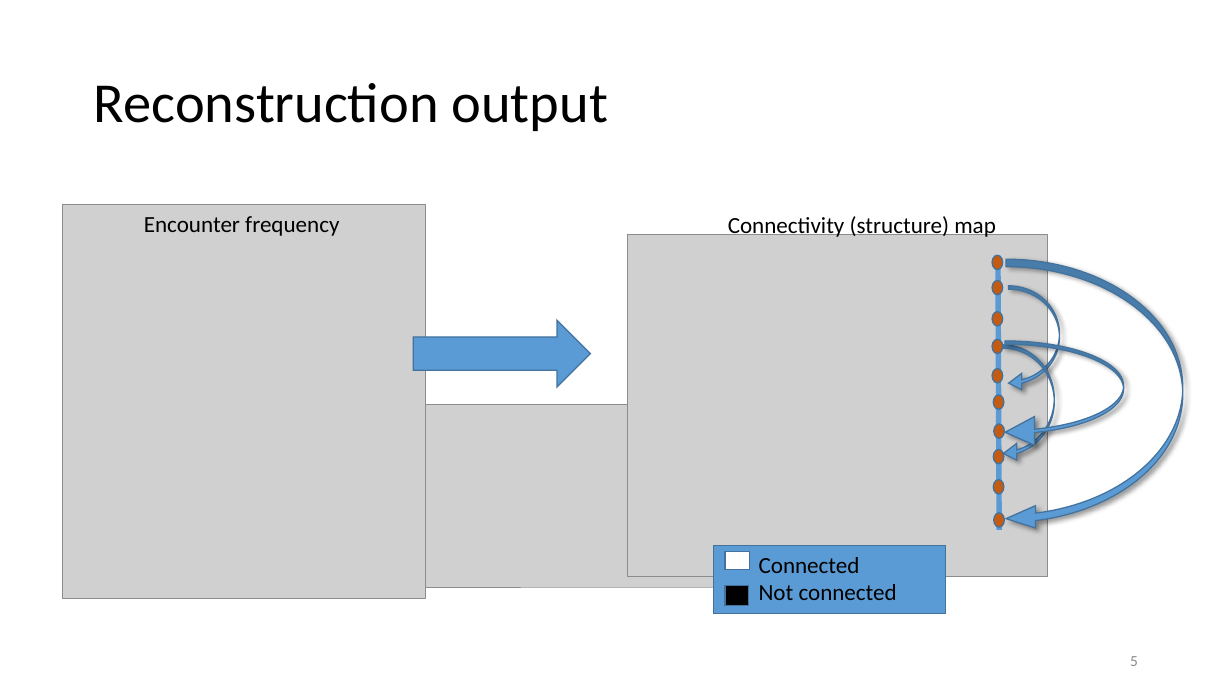
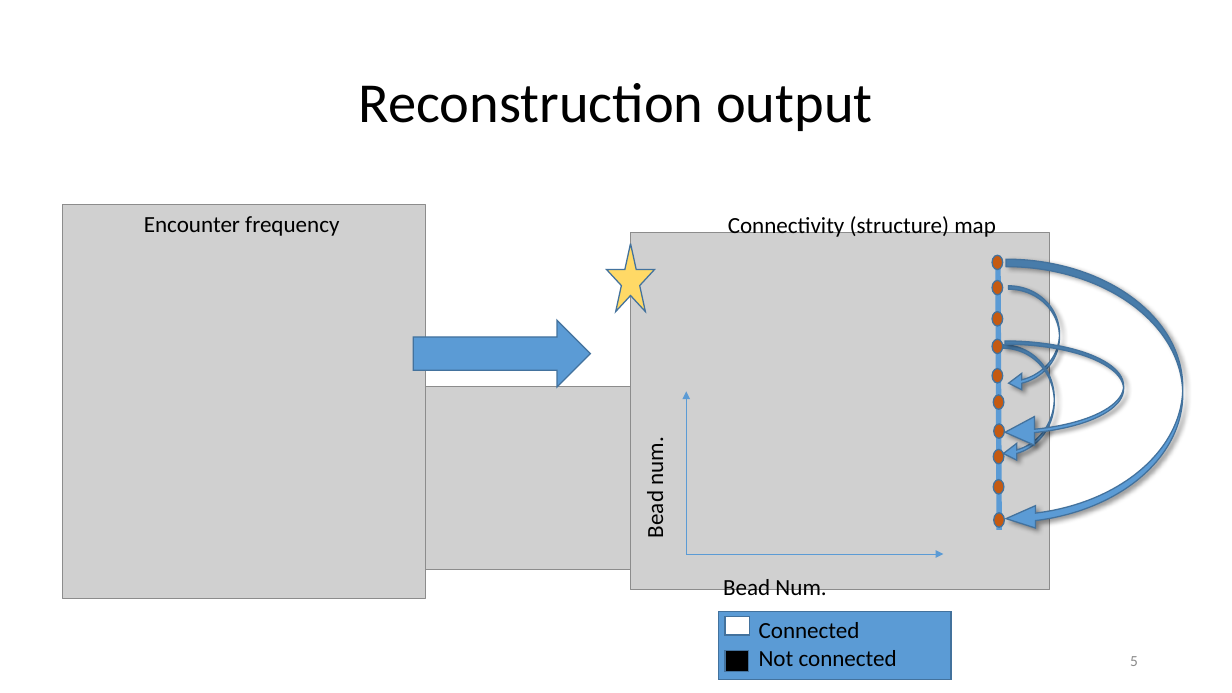
Before and after one commit to zhaENS/Project, a slide deck: slide 5 of Documents/lab Meetings/24-03-15/Polymer Reconstruction Using the HiC Experiments.pptx. Drawn at 1232x693 pixels with LibreOffice and Linux fonts; fonts in the diff are those of the drawing; grey boxes stand for pictures. Boxes give left, top, right and bottom in pixels: in the first picture for what was removed or moved away, otherwise in the second. Text is boxed around its words. In the diff, an @@ line names an element or a change of style, - is before the commit and + after.

```diff
--- a/Documents/lab Meetings/24-03-15/Polymer Reconstruction Using the HiC Experiments.pptx
+++ b/Documents/lab Meetings/24-03-15/Polymer Reconstruction Using the HiC Experiments.pptx
@@ title "Reconstruction output" at box(359, 83, 872, 131): alignment left to centre @@
@@ picture: place and size @@
-picture at box(628, 235, 1047, 578)
+picture at box(630, 233, 1050, 590)
@@ star added at box(606, 244, 654, 312), fill #FFD966, outline #43739E 1 pt @@
@@ picture: place and size @@
-picture at box(413, 404, 837, 587)
+picture at box(403, 386, 875, 569)
@@ arrow added from (687, 554) to (687, 392), #5B9BD5 0.5 pt @@
@@ text added at box(641, 444, 669, 537), 18 pt, text #000000 @@
+Bead num.
@@ arrow added from (687, 555) to (944, 555), #5B9BD5 0.5 pt @@
@@ text added at box(723, 579, 826, 602), 18 pt, text #000000 @@
+Bead Num.
@@ rectangle: place and size @@
-rectangle at box(714, 545, 945, 614)
+rectangle at box(719, 611, 951, 679)
@@ 2 rectangles, 1 text: place and size @@
-2 rectangles, 1 text at box(726, 552, 897, 605)
+2 rectangles, 1 text at box(726, 616, 897, 671)
```
Also in this commit, not shown: 10 other slides changed, 2 slides added, 8 other files.
